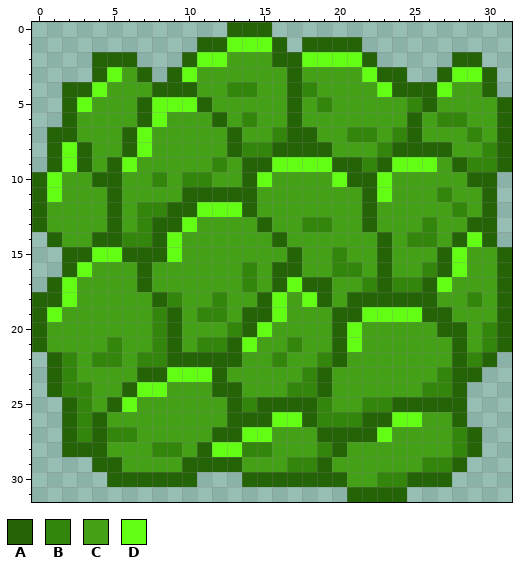
A pixel-art sprite gets an edit: Game Project/Game Project/resources/img/leaves.png. Above, as it was before the edit.
The file is 32x32 pixels.
Palette (. is transparent): A #246306  B #33860b  C #44a017  D #62ff15
Now the later version:
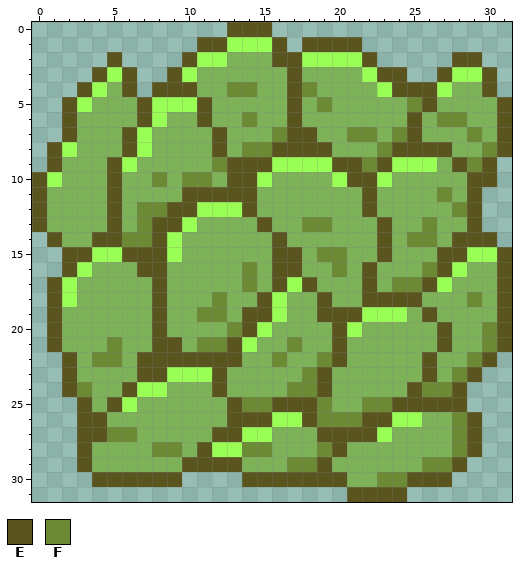
Colours new in this view: E #5a551e  F #6c8a34
Change:
colour C: #44a017 -> #7eb259
colour D: #62ff15 -> #99ff54
Changed rows in their new state; - is a pixel that keeps its letter.
first column x 0:
 0 -------------EEE----------------
 1 -----------EE---E-EEEE----------
 2 ----.E.---E-----EE----E-----EE--
 3 ----E-E.-E-------E-----EE--E--E-
 4 --.E--E.EEE--FF--EF-----EEE---E-
 5 --E----E---E-----E-F-----FE----E
 6 --E----E---EC-F--E-------E-FF--E
 7 -.E---E-----EC--FEE--FF-FE---F-E
 8 -E-C--E-----ECFFEEEE---FEEEE--FE
 9 -ECC-E------FEEE----EEFE----EFE.
10 E---CE--F-FF-EE------EE------EE-
11 EC---E----EEEEE-------EC---F-E.-
12 E----E-FFEE---E-------E-----FE.-
13 E----E-FEE-----E--FF--CE--F--E.-
14 -E--EEFFE-------E------E-FF-EEE-
15 --EE--EEE-------EE-FF--E---EEDDE
16 --E----EE-----F-EE--FCEC--FE---E
17 -E-----CE-----F-E-EC--ECFFE----E
18 .E------EC--F--E--CE-CEEEEC--F-E
19 .E------EC-FF-EE---EEE---CEC---E
20 .E------EC---FE-----E------EC-FE
21 .E---F--EE-FFE---F--EC-----EC-FE
22 -.E-FF-EEEEEEE--F--FE-----E-CFE-
23 -.E----EE---E-----FE------ECFE--
24 -.EF--E-----EC---FFE-----EFFE---
25 --.E-E-------EFFEEEF--FFEEEEE---
26 --.EE--------EEE--EFFFEE----FE--
27 --.EEFF-----EE-----EEEE-----FE--
28 --.EC---FF-E--FF---FE-------FE--
29 ---ECC----EEEE---FFE------FFE---
30 ----EEEEEE.---EEEEEEE--FFEEE----
31 ---------------------EEEE-------
Changed places in both pictures, as pixel boxes (x1, y1, x2, y2):
changed: (32, 22, 512, 502)
